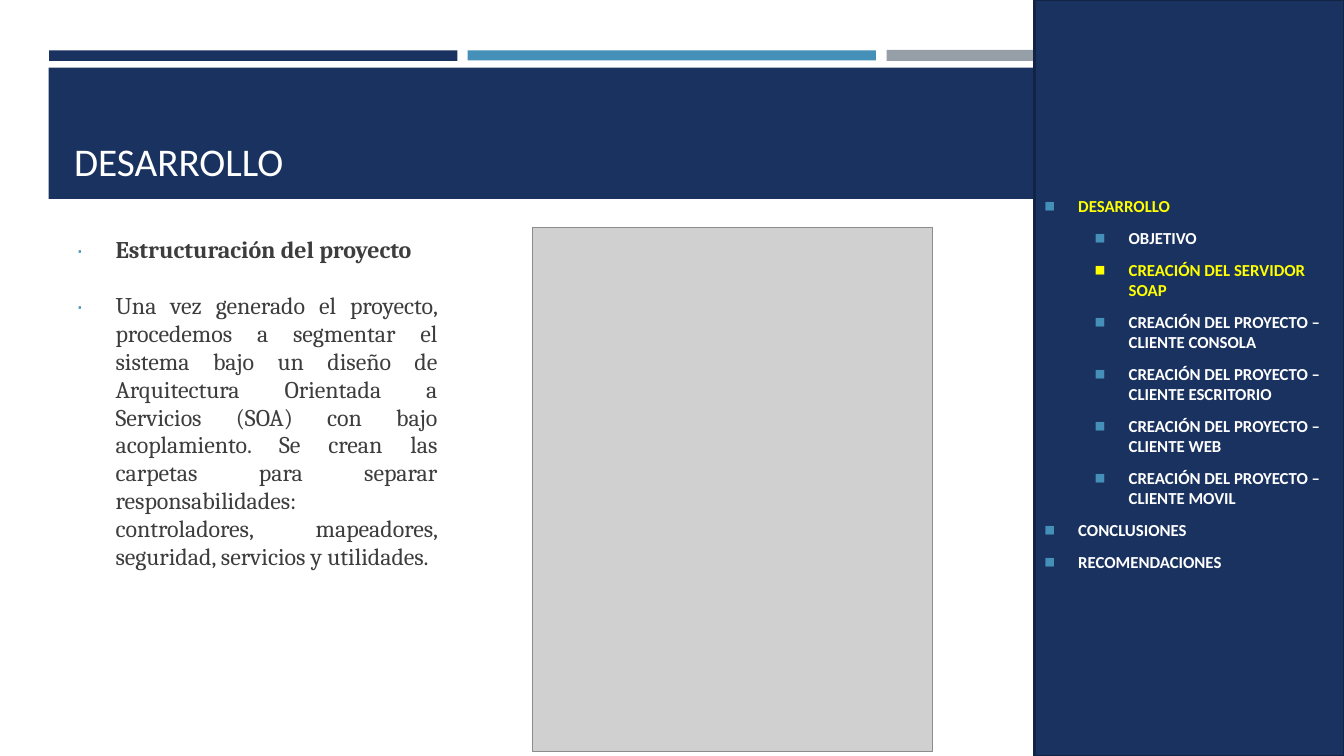
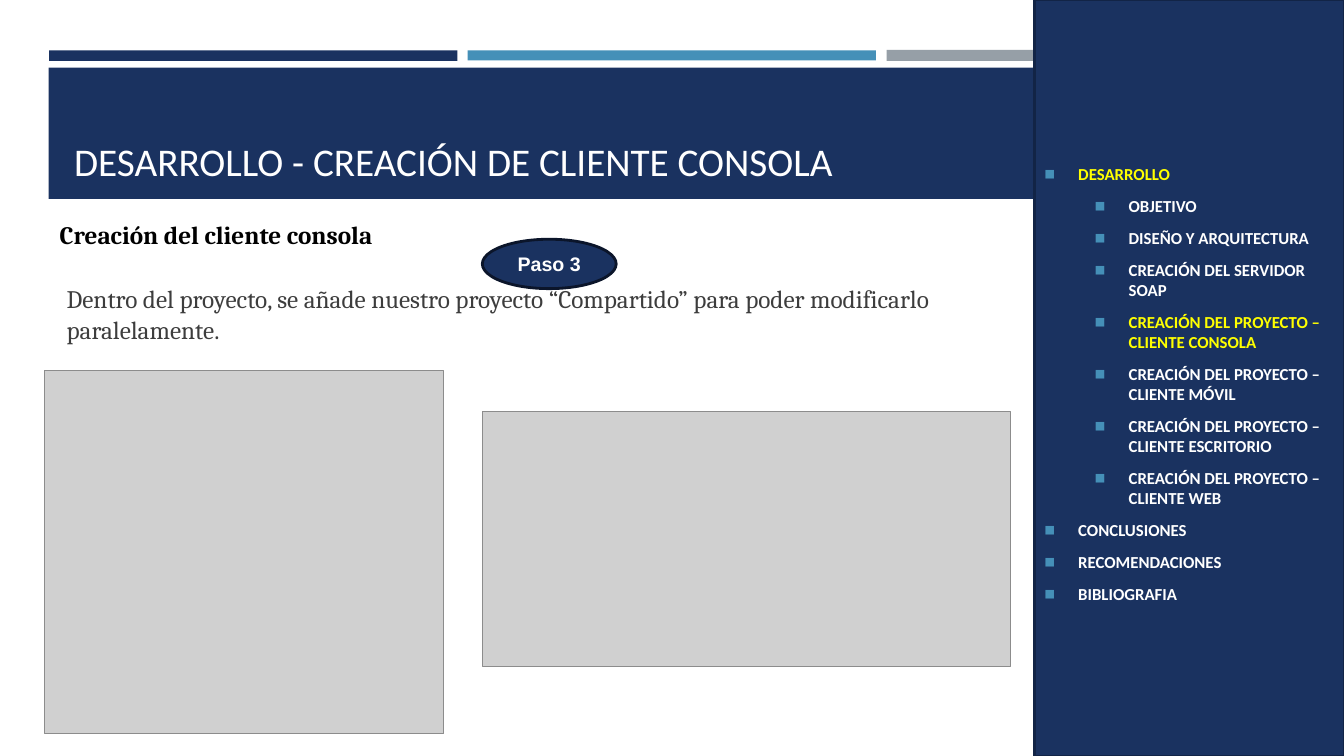
Before and after one commit to ArielGuevara/WS_TicketPremiun_DotNet_SOAP_GR5, a slide deck: slide 31 of 05. DOCUMENTACION/02. MANUAL TECNICO/PRESENTACION_SOAP_ BDD_DOTNET.pptx (slide 6 before the commit). Drawn at 1344x756 pixels with LibreOffice and Linux fonts; fonts in the diff are those of the drawing; grey boxes stand for pictures. Boxes give left, top, right and bottom in pixels: in the first picture for what was removed or moved away, otherwise in the second. Text is boxed around its words. In the diff, an @@ line names an element or a change of style, - is before the commit and + after.

```diff
--- a/05. DOCUMENTACION/02. MANUAL TECNICO/PRESENTACION_SOAP_ BDD_DOTNET.pptx
+++ b/05. DOCUMENTACION/02. MANUAL TECNICO/PRESENTACION_SOAP_ BDD_DOTNET.pptx
@@ title at (x1=74, y1=143, x2=833, y2=177): text changed @@
-DESARROLLO
+DESARROLLO - CREACIÓN DE CLIENTE CONSOLA
@@ text added at (x1=60, y1=226, x2=372, y2=245), 18 pt, text #000000, bold @@
+Creación del cliente consola
@@ ellipse added at (x1=482, y1=239, x2=616, y2=288), fill #1A3260, outline #0B162A 2 pt, 14 pt, text #FFFFFF, bold @@
+Paso 3
@@ picture removed at (x1=532, y1=227, x2=933, y2=752) @@
@@ text in rectangle at (x1=1129, y1=230, x2=1308, y2=246): paragraph added @@
+  ◼ DISEÑO Y ARQUITECTURA
@@ text removed at (x1=116, y1=241, x2=438, y2=570) @@
-∙ Estructuración del proyecto
-∙ Una vez generado el proyecto, procedemos a segmentar el sistema bajo un diseño de Arquitectura Orientada a Servicios (SOA) con bajo acoplamiento. Se crean las carpetas para separar responsabilidades: controladores, mapeadores, seguridad, servicios y utilidades.
@@ text in rectangle at (x1=1129, y1=262, x2=1308, y2=348): text colour #FFFF00 to #FFFFFF in "CREACIÓN DEL SERVIDOR SOAP"; text colour #FFFFFF to #FFFF00 in "CREACIÓN DEL PROYECTO – CLIENTE CONSOLA"; bullet colour #FFFF00 to #4590B8 @@
@@ text added at (x1=67, y1=285, x2=929, y2=345), 18 pt, text #3D3D3D @@
+Dentro del proyecto, se añade nuestro proyecto “Compartido” para poder modificarlo paralelamente.
@@ picture added at (x1=44, y1=371, x2=444, y2=735) @@
@@ text in rectangle at (x1=1129, y1=366, x2=1308, y2=400): paragraph added @@
+  ◼ CREACIÓN DEL PROYECTO – CLIENTE MÓVIL
@@ picture added at (x1=482, y1=411, x2=1010, y2=666) @@
@@ text in rectangle at (x1=1129, y1=471, x2=1308, y2=504): paragraph removed @@
-  ◼ CREACIÓN DEL PROYECTO – CLIENTE MOVIL
@@ text in rectangle at (x1=1078, y1=589, x2=1177, y2=600): paragraph added @@
+◼ BIBLIOGRAFIA
```
Also in this commit, not shown: 25 other slides changed, 29 slides added, 55 slides removed, 1 other file.
